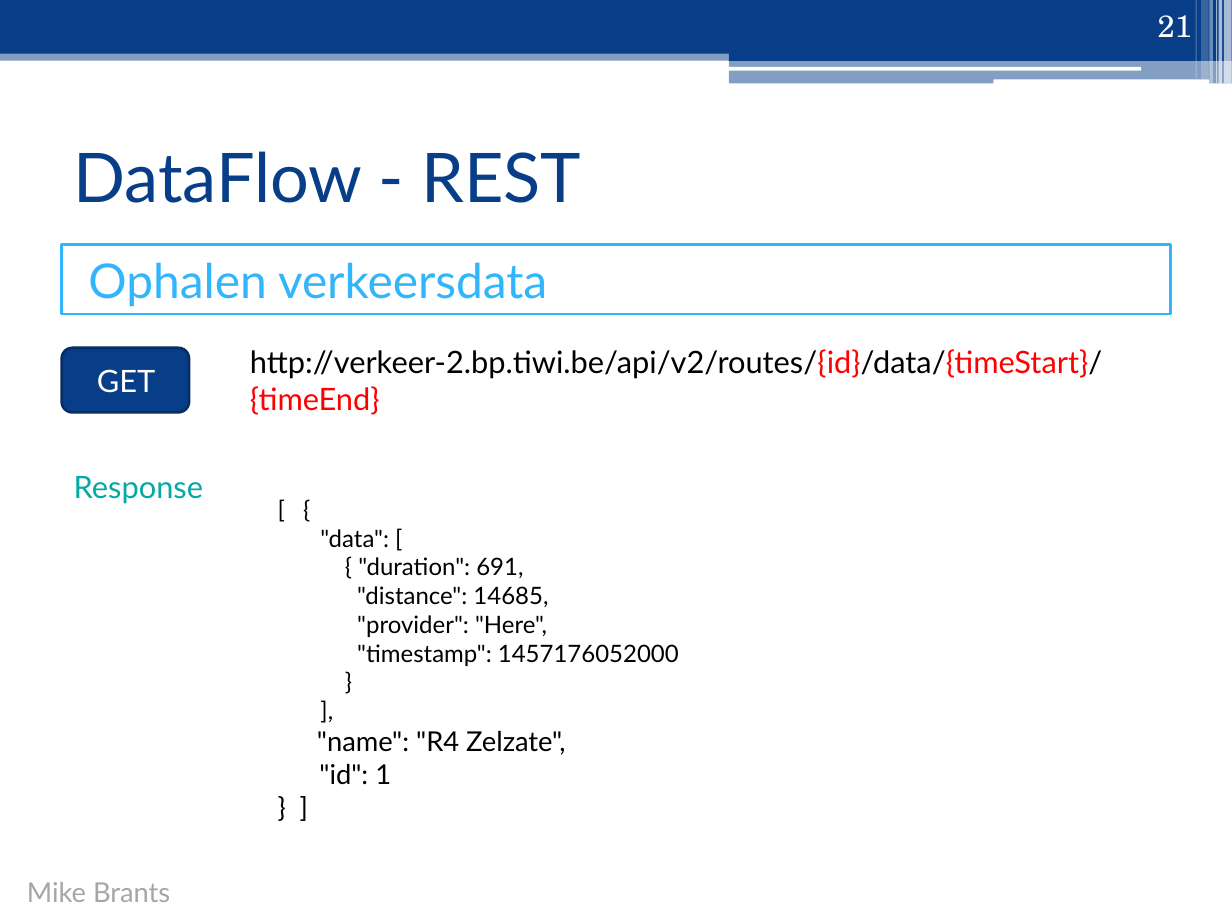
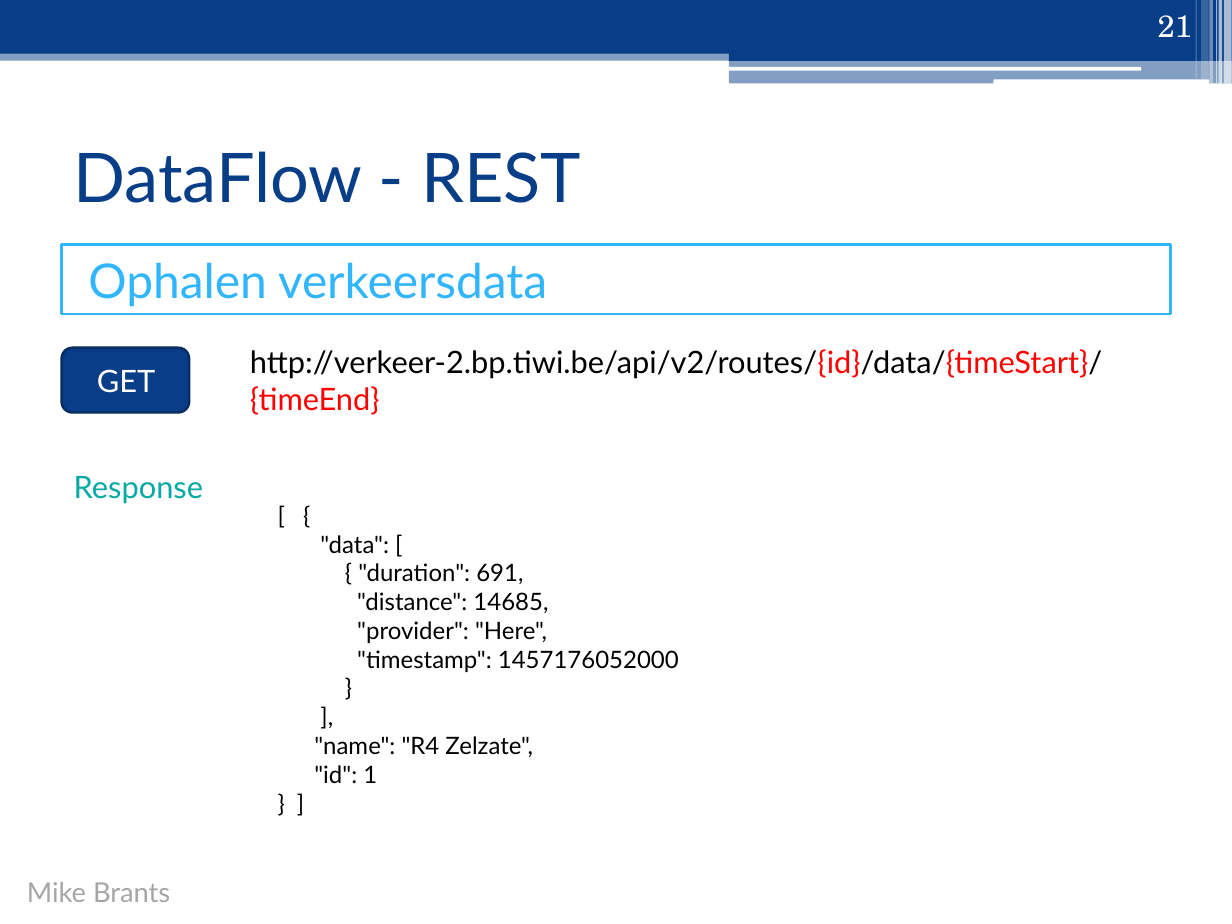
Before and after one commit to ghentlivinglab/Traffic-Travel-Time-Analyzer-2, a slide deck: slide 21 of Analyse/Presentatie/Sprint1.pptx. Drawn at 1232x924 pixels with LibreOffice and Linux fonts; fonts in the diff are those of the drawing. Boxes give left, top, right and bottom in pixels: in the first picture for what was removed or moved away, otherwise in the second. Text is boxed around its words. In the diff, an @@ line names an element or a change of style, - is before the commit and + after.

```diff
--- a/Analyse/Presentatie/Sprint1.pptx
+++ b/Analyse/Presentatie/Sprint1.pptx
@@ text at [314, 736, 533, 783]: size 16 to 14 pt in ""name": "R4 Zelzate",", ""id": 1", "} ]" @@
```
Also in this commit, not shown: 4 other slides changed.
